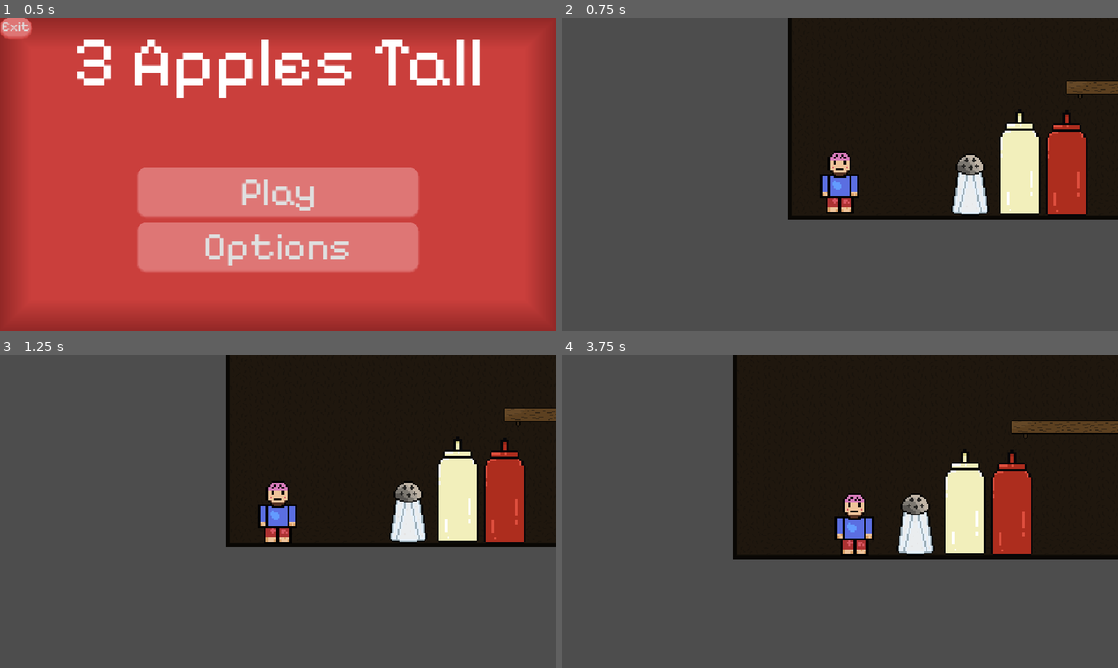
Above: before the commit, frames 1-4 (two rows, left to right).
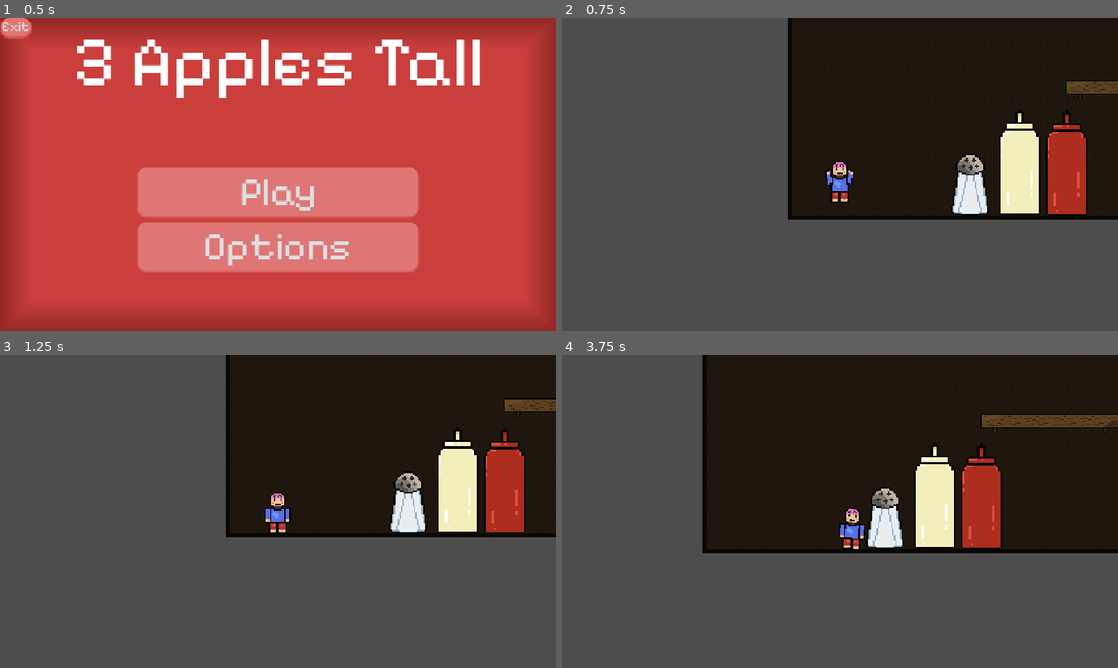
Above: after the commit, the same moments.

Repository: DyingCandy/3-apples-tall
Game: Godot game, scene res://Scenes/title_screen.tscn
Two runs of this game, one before a commit and one after it. Both use one fixed random seed, a clock stepped at 60 frames per second and the inputs below.
Inputs:
- Up to frame 1 (0.5 s): no input
- Up to frame 2 (0.75 s): click "Play" at 0.5 s
- Up to frame 3 (1.25 s): no input
- Up to frame 4 (3.75 s): hold D (right) 1.28-2.78 s; tap Space (jump) at 1.52, 2.27 s; hold A (left) 2.78-3.53 s; hold D (right) from 3.53 s (still down)

Frame 1 is identical in both runs. In frame 2, 0.9% of the frame differs, in the area x 46-54%, y 42-63%; in frame 3, 5.1%; in frame 4, 14%, in the area x 25-100%, y 0-66%.

Commit message:
added more animations and mustard launcher

Diff:
--- a/jame-gam/Scenes/Entities/player.tscn
+++ b/jame-gam/Scenes/Entities/player.tscn
@@ -2,15 +2,65 @@
 
 [ext_resource type="Script" uid="uid://bbgxub5x16rrm" path="res://Scripts/player.gd" id="1_blnjl"]
 [ext_resource type="Texture2D" uid="uid://cye1ogeka1dn6" path="res://Assets/Sprites/Sprite-0001.png" id="2_nqm6o"]
+[ext_resource type="Texture2D" uid="uid://be7xe4t2dxgtd" path="res://Assets/Sprites/Player-animation-fall-up.png" id="2_svftf"]
+[ext_resource type="Texture2D" uid="uid://bpdfkpxhyxqc3" path="res://Assets/Sprites/Player-animation.png" id="3_a1rq5"]
 
 [sub_resource type="RectangleShape2D" id="RectangleShape2D_ft3ro"]
 size = Vector2(13.333332, 29.5)
 
+[sub_resource type="AtlasTexture" id="AtlasTexture_yqx0t"]
+atlas = ExtResource("2_svftf")
+region = Rect2(32, 0, 32, 32)
+
+[sub_resource type="AtlasTexture" id="AtlasTexture_ofjh0"]
+atlas = ExtResource("2_svftf")
+region = Rect2(0, 0, 32, 32)
+
+[sub_resource type="AtlasTexture" id="AtlasTexture_2hnfo"]
+atlas = ExtResource("3_a1rq5")
+region = Rect2(0, 0, 32, 32)
+
+[sub_resource type="AtlasTexture" id="AtlasTexture_y18yp"]
+atlas = ExtResource("3_a1rq5")
+region = Rect2(32, 0, 32, 32)
+
+[sub_resource type="SpriteFrames" id="SpriteFrames_11ei8"]
+animations = [{
+"frames": [{
+"duration": 1.0,
+"texture": SubResource("AtlasTexture_yqx0t")
+}, {
+"duration": 1.0,
+"texture": SubResource("AtlasTexture_ofjh0")
+}],
+"loop": 1,
+"name": &"Fall Up",
+"speed": 7.0
+}, {
+"frames": [{
+"duration": 1.0,
+"texture": SubResource("AtlasTexture_2hnfo")
+}, {
+"duration": 1.0,
+"texture": SubResource("AtlasTexture_y18yp")
+}],
+"loop": 1,
+"name": &"Falling",
+"speed": 6.0
+}, {
+"frames": [{
+"duration": 1.0,
+"texture": ExtResource("2_nqm6o")
+}],
+"loop": 1,
+"name": &"Idle",
+"speed": 1.0
+}]
+
 [sub_resource type="RectangleShape2D" id="RectangleShape2D_wgnvv"]
-size = Vector2(13.62963, 21.925926)
+size = Vector2(13.925926, 22.814816)
 
 [node name="Player" type="CharacterBody2D" unique_id=377595456 groups=["Player"]]
-scale = Vector2(1.5, 1.5)
 collision_layer = 2
 collision_mask = 27
 script = ExtResource("1_blnjl")
@@ -20,9 +70,11 @@
 scale = Vector2(1.5, 1.5)
 shape = SubResource("RectangleShape2D_ft3ro")
 
-[node name="Sprite2D" type="Sprite2D" parent="." unique_id=873811187]
+[node name="Sprite2D" type="AnimatedSprite2D" parent="." unique_id=1932195583]
 scale = Vector2(1.5, 1.5)
-texture = ExtResource("2_nqm6o")
+sprite_frames = SubResource("SpriteFrames_11ei8")
+animation = &"Idle"
+autoplay = "Idle"
 
 [node name="Area2D" type="Area2D" parent="." unique_id=541296099 groups=["Player"]]
 scale = Vector2(1.5, 1.5)
@@ -30,7 +82,7 @@
 collision_mask = 9
 
 [node name="CollisionShape2D" type="CollisionShape2D" parent="Area2D" unique_id=1331244975]
-position = Vector2(-3.1789145e-07, -0.44444486)
+position = Vector2(0.22222178, 0.22222142)
 scale = Vector2(1.5, 1.5)
 shape = SubResource("RectangleShape2D_wgnvv")
 
--- a/jame-gam/Scenes/Levels/level_1.tscn
+++ b/jame-gam/Scenes/Levels/level_1.tscn
@@ -8,6 +8,8 @@
 [ext_resource type="PackedScene" uid="uid://b11r5w4aldouv" path="res://Scenes/Entities/ketchup.tscn" id="6_xgxfi"]
 [ext_resource type="PackedScene" uid="uid://ba2i1godq6gxi" path="res://Scenes/Entities/mustard.tscn" id="7_5f3p6"]
 [ext_resource type="PackedScene" uid="uid://cob7hj556q067" path="res://Scenes/Entities/jelly.tscn" id="8_jv26f"]
+[ext_resource type="Script" uid="uid://cpt2l2nntrbp5" path="res://Scripts/mustard.gd" id="8_rb0md"]
+[ext_resource type="PackedScene" uid="uid://l1h2mule6y32" path="res://Scenes/misc/explosion.tscn" id="9_u5ghp"]
 
 [sub_resource type="TileSetAtlasSource" id="TileSetAtlasSource_iixi8"]
 texture = ExtResource("3_3mqfk")
@@ -95,13 +97,28 @@
 physics_layer_0/collision_mask = 7
 sources/1 = SubResource("TileSetAtlasSource_3mqfk")
 
+[sub_resource type="RectangleShape2D" id="RectangleShape2D_tsxsc"]
+size = Vector2(11.802544, 4.355213)
+
 [node name="Level_1" type="Node2D" unique_id=1094937136]
 
 [node name="Player" parent="." unique_id=377595456 instance=ExtResource("2_iixi8")]
 position = Vector2(-292.06, -23.285)
 
 [node name="Apple" parent="." unique_id=1976626580 instance=ExtResource("3_cyadu")]
-position = Vector2(182, -1273)
+position = Vector2(510, -828)
+
+[node name="CPUParticles2D" type="CPUParticles2D" parent="Apple" unique_id=1783608518]
+amount = 20
+spread = 180.0
+gravity = Vector2(0, 0)
+initial_velocity_max = 50.0
+tangential_accel_min = 65.85
+tangential_accel_max = 65.85
+scale_amount_max = 1.75
+color = Color(1, 1, 0.62352943, 1)
+hue_variation_min = -1.0
+hue_variation_max = 1.0
 
 [node name="Tilemap" type="Node2D" parent="." unique_id=742557452]
 
@@ -142,6 +159,25 @@
 position = Vector2(329.99994, -296)
 rotation = -0.47472957
 scale = Vector2(3.41, 3.41)
+script = ExtResource("8_rb0md")
+
+[node name="Area2D" type="Area2D" parent="Mustard" unique_id=907652719]
+collision_layer = 16
+collision_mask = 7
+
+[node name="CollisionShape2D" type="CollisionShape2D" parent="Mustard/Area2D" unique_id=707711757]
+position = Vector2(0.2793808, -13.827232)
+scale = Vector2(0.9999999, 0.9999999)
+shape = SubResource("RectangleShape2D_tsxsc")
+
+[node name="MustardExplosion" parent="Mustard" unique_id=1207342533 instance=ExtResource("9_u5ghp")]
+position = Vector2(0.18894958, -17.048138)
+rotation = 0.95818573
+emitting = false
+lifetime = 1.0
+one_shot = true
 
 [node name="Jelly" parent="." unique_id=2119035337 instance=ExtResource("8_jv26f")]
 position = Vector2(594, -12)
+
+[connection signal="body_entered" from="Mustard/Area2D" to="Mustard" method="_on_area_2d_body_entered"]
--- /dev/null
+++ b/jame-gam/Scenes/misc/explosion.tscn
@@ -0,0 +1,18 @@
+[gd_scene format=3 uid="uid://l1h2mule6y32"]
+
+[sub_resource type="Curve" id="Curve_tsxsc"]
+_data = [Vector2(0.032154344, 1), 0.0, 0.0, 0, 0, Vector2(1, 0.32051277), 0.0, 0.0, 0, 0]
+point_count = 2
+
+[node name="CPUParticles2D" type="CPUParticles2D" unique_id=1207342533]
+self_modulate = Color(0.99999994, 0.9993779, 0.057935186, 1)
+amount = 18
+lifetime = 3.0
+explosiveness = 1.0
+direction = Vector2(-10.73, -8.145)
+spread = 9.32
+gravity = Vector2(0, 0)
+initial_velocity_max = 50.0
+scale_amount_min = 1.25
+scale_amount_max = 3.5
+scale_amount_curve = SubResource("Curve_tsxsc")
--- /dev/null
+++ b/jame-gam/Scripts/mustard.gd
@@ -0,0 +1,13 @@
+extends StaticBody2D
+
+
+@onready var mustard_explosion: CPUParticles2D = $MustardExplosion
+
+func particle_emmit():
+	mustard_explosion.emitting = true
+
+func _on_area_2d_body_entered(body: Node2D) -> void:
+	if body.name == "Player":
+		body.mustard_launch()
+		particle_emmit()
+		print("launch")
--- a/jame-gam/Scripts/player.gd
+++ b/jame-gam/Scripts/player.gd
@@ -1,12 +1,21 @@
 extends CharacterBody2D
 
-var wallclimbSpeed = 250
-var speed = 300
+
+@onready var sprite_2d: AnimatedSprite2D = $Sprite2D
+var bobbleSpeed = 10
+var bobbleAngle = 3
+var speed = 250
 var jumpVelocity = -375
+var startingRotation : float
 
+func _ready() -> void:
+	startingRotation = sprite_2d.rotation
 
 func jelly_bounce():
-	velocity.y = -800
+	velocity.y = -850
+
+func mustard_launch():
+	velocity.y = -650
 
 
 func _physics_process(delta: float) -> void:
@@ -22,7 +31,20 @@
 	var direction := Input.get_axis("left", "right")
 	if direction:
 		velocity.x = direction * speed
+		if is_on_floor():
+			var offset = sin(Time.get_ticks_msec() / 50 * bobbleSpeed * deg_to_rad(bobbleAngle))
+			sprite_2d.rotation = startingRotation + clamp(offset, deg_to_rad(-3), deg_to_rad(3))
+
 	else:
+		sprite_2d.rotation = move_toward(sprite_2d.rotation, 0, 10)
 		velocity.x = move_toward(velocity.x, 0, speed)
 
 	move_and_slide()
+
+	if not is_on_floor():
+		if velocity.y > 0:
+			sprite_2d.play("Falling")
+		elif velocity.y < 0:
+			sprite_2d.play("Fall Up")
+	else:
+		sprite_2d.play("Idle")
Not shown, added: jame-gam/Assets/Audios/freesound_community-squirt-86215.mp3.import
Binary file added: jame-gam/Assets/Sprites/Player-animation-fall-up.png
Not shown, added: jame-gam/Assets/Sprites/Player-animation-fall-up.png.import
Binary file added: jame-gam/Assets/Sprites/Player-animation.png
Not shown, added: jame-gam/Assets/Sprites/Player-animation.png.import
Not shown, added: jame-gam/Scripts/mustard.gd.uid
Not shown, added: jame-gam/Assets/Audios/freesound_community-squirt-86215.mp3
